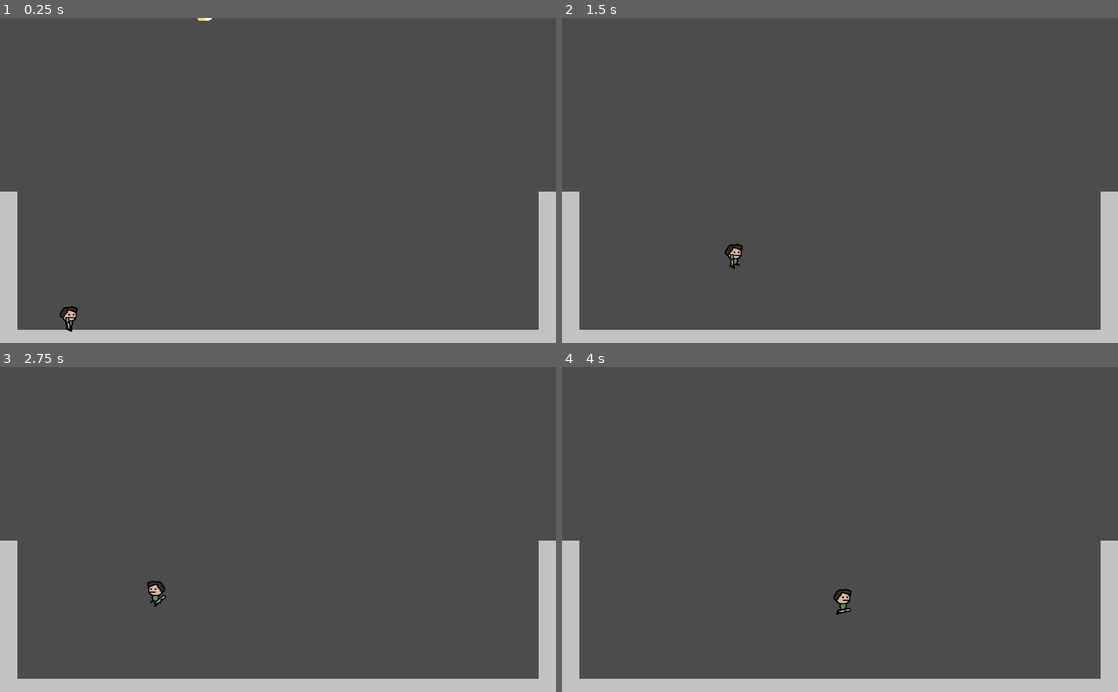
Above: before the commit, frames 1-4 (two rows, left to right).
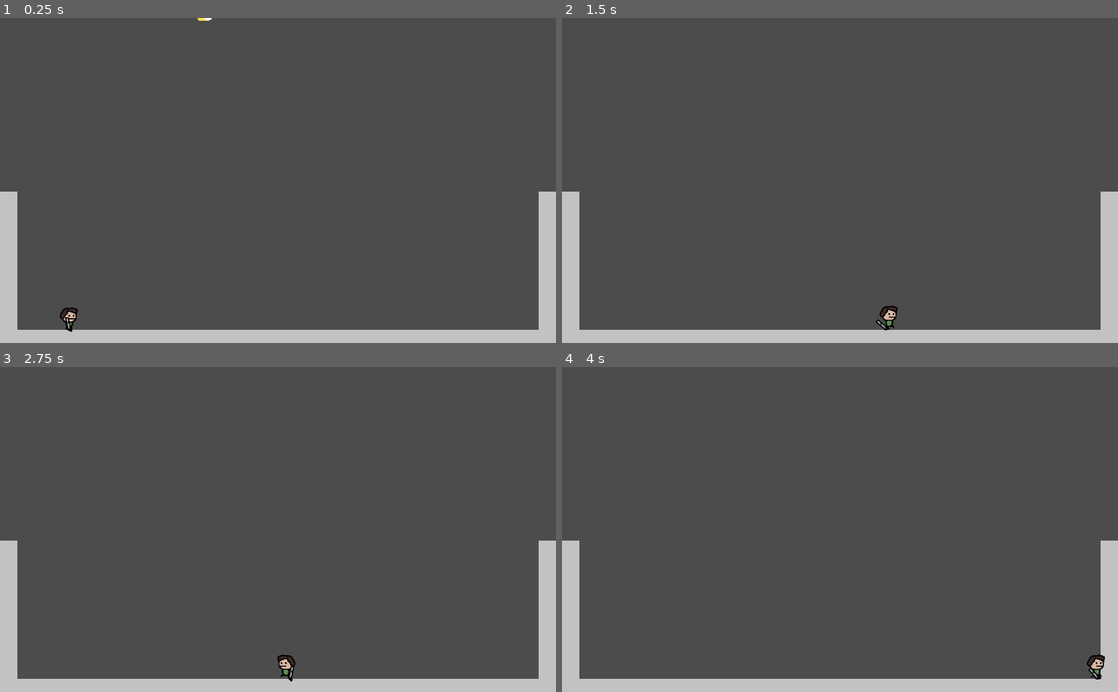
Above: after the commit, the same moments.

Repository: Toefge/InteraktiveSysteme
Game: Godot game, scene res://game.tscn
The game is run twice, just before and just after one commit, with the same random seed, the same clock (stepped at 60 frames per second) and the same inputs.
Inputs (mouse positions are in pixels of both pictures, inside the frame that each line leads up to):
- Up to frame 1 (0.25 s): no input
- Up to frame 2 (1.5 s): move the mouse to (962, 164) at 0.52 s; hold Up (ui_up) 0.53-1.28 s; hold Right (ui_right) from 0.53 s (still down); move the mouse to (728, 196) at 1.27 s; click (728, 196) at 1.35 s
- Up to frame 3 (2.75 s): tap Up (ui_up) at 1.52, 1.55, 1.82 s; move the mouse to (333, 458) at 2.02 s; release Right (ui_right) at 2.03 s; hold Left (ui_left) from 2.03 s (still down); hold Up (ui_up) from 2.03 s (still down)
- Up to frame 4 (4 s): move the mouse to (812, 594) at 2.77 s; release Left (ui_left) at 2.78 s; release Up (ui_up) at 2.78 s; hold Right (ui_right) from 2.78 s (still down); click (812, 594) at 2.85 s; tap Up (ui_up) at 3.02, 3.05, 3.32 s; move the mouse to (1006, 578) at 3.52 s; hold Up (ui_up) from 3.53 s (still down)

The runs differ from the first frame. In frame 1, less than 0.1% of the frame differs, in the area x 10-14%, y 88-97%; in frame 2, 0.3%; in frame 3, 0.3%, in the area x 26-54%, y 65-97%; in frame 4, 0.3%.

Commit message:
Character Bewegung + Jump
Habe die Character Steuerung geändert, es ist viel komplizierter aber smoother und man kann die Höhe und Geschwindigkeit des Sprunges kontrollieren

Diff:
--- a/game.tscn
+++ b/game.tscn
@@ -40,5 +40,6 @@
 
 [node name="player2" parent="." instance=ExtResource( 4 )]
 position = Vector2( 127.048, 548.912 )
+speed = Vector2( 500, 1000 )
 
 [node name="bullet" parent="." instance=ExtResource( 3 )]
--- a/objects.gd
+++ b/objects.gd
@@ -1,25 +1,54 @@
 extends KinematicBody2D
 
 var move = Vector2()
-var speed = 200
-var jump_speed = -400
-var gravity = 10
-var lastdirection = 1
+export var speed: = Vector2(300.0, 1000.0)
+#var jump_speed = -400
+export var gravity: = 3000.0
+export var fall_speed = 1.0
+#var lastdirection = 1
+var _velocity: = Vector2.ZERO
+const FLOOR_NORMAL: = Vector2.UP
 
-func _physics_process(delta):
-	move.y += gravity
-	move.x = (Input.get_action_strength("ui_right") - Input.get_action_strength("ui_left") )* speed
-	if sign(move.x) == 0:
-		$Sprite.flip_h = lastdirection == -1
-	elif sign(move.x) == -1:
-		lastdirection = -1
+
+
+
+func _physics_process(delta:float ) -> void:
+
+	#Check if the player let go of the jump button
+	var is_jump_interrupted: = Input.is_action_just_released("ui_up") and _velocity.y < 0.0
+	var direction: = get_direction()
+	_velocity = calculate_move_velocity(_velocity, direction, speed, is_jump_interrupted)
+	_velocity = move_and_slide(_velocity, FLOOR_NORMAL)
+
+	#Changing Sprites for left and right
+	if Input.is_action_just_pressed("ui_left"):
 		$Sprite.flip_h = true
-	else:
-		lastdirection = 1
+	elif Input.is_action_just_pressed("ui_right"):
 		$Sprite.flip_h = false
-	if move.y < 0: $Sprite.play("jump")
-	if move.x !=0: $Sprite.play("run")
-	else: $Sprite.play("idle")
-	if Input.is_action_pressed("ui_up") and is_on_floor():
-		move.y =  jump_speed
-	move_and_slide(move, Vector2.UP)
+
+#Check which keys the player is pressing to move
+func get_direction() -> Vector2:
+	return Vector2(
+		Input.get_action_strength("ui_right") - Input.get_action_strength("ui_left"),
+		-1.0 if Input.is_action_just_pressed("ui_up") and is_on_floor() else 0.0
+	)
+
+func calculate_move_velocity(
+	linear_velocity: Vector2,
+	direction: Vector2,
+	speed: Vector2,
+	is_jump_interrupted: bool) -> Vector2:
+		var move: = linear_velocity
+		move.x = speed.x * direction.x
+		move.y += gravity * get_physics_process_delta_time()  #Maybe play with gravity for a gamemode?
+		if direction.y == -1.0:
+			move.y = speed.y * direction.y
+		if is_jump_interrupted:
+			move.y = fall_speed
+
+		#Sprites for jumping and running
+		if move.y > 0: $Sprite.play("jump")
+		if move.x !=0: $Sprite.play("run")
+		else: $Sprite.play("idle")
+
+		return move
--- a/player.tscn
+++ b/player.tscn
@@ -65,6 +65,8 @@
 [node name="CollisionShape2D" type="CollisionShape2D" parent="."]
 shape = SubResource( 1 )
 
+[node name="RigidBody2D" type="RigidBody2D" parent="."]
+
 [node name="Sprite" type="AnimatedSprite" parent="."]
 position = Vector2( 7.62939e-06, -8.2301 )
 frames = SubResource( 8 )
--- a/project.godot
+++ b/project.godot
@@ -26,6 +26,34 @@
 
 [input]
 
+ui_left={
+"deadzone": 0.5,
+"events": [ Object(InputEventKey,"resource_local_to_scene":false,"resource_name":"","device":0,"alt":false,"shift":false,"control":false,"meta":false,"command":false,"pressed":false,"scancode":16777231,"unicode":0,"echo":false,"script":null)
+, Object(InputEventJoypadButton,"resource_local_to_scene":false,"resource_name":"","device":0,"button_index":14,"pressure":0.0,"pressed":false,"script":null)
+, Object(InputEventKey,"resource_local_to_scene":false,"resource_name":"","device":0,"alt":false,"shift":false,"control":false,"meta":false,"command":false,"pressed":false,"scancode":65,"unicode":0,"echo":false,"script":null)
+ ]
+}
+ui_right={
+"deadzone": 0.5,
+"events": [ Object(InputEventKey,"resource_local_to_scene":false,"resource_name":"","device":0,"alt":false,"shift":false,"control":false,"meta":false,"command":false,"pressed":false,"scancode":16777233,"unicode":0,"echo":false,"script":null)
+, Object(InputEventJoypadButton,"resource_local_to_scene":false,"resource_name":"","device":0,"button_index":15,"pressure":0.0,"pressed":false,"script":null)
+, Object(InputEventKey,"resource_local_to_scene":false,"resource_name":"","device":0,"alt":false,"shift":false,"control":false,"meta":false,"command":false,"pressed":false,"scancode":68,"unicode":0,"echo":false,"script":null)
+ ]
+}
+ui_up={
+"deadzone": 0.5,
+"events": [ Object(InputEventKey,"resource_local_to_scene":false,"resource_name":"","device":0,"alt":false,"shift":false,"control":false,"meta":false,"command":false,"pressed":false,"scancode":16777232,"unicode":0,"echo":false,"script":null)
+, Object(InputEventJoypadButton,"resource_local_to_scene":false,"resource_name":"","device":0,"button_index":12,"pressure":0.0,"pressed":false,"script":null)
+, Object(InputEventKey,"resource_local_to_scene":false,"resource_name":"","device":0,"alt":false,"shift":false,"control":false,"meta":false,"command":false,"pressed":false,"scancode":87,"unicode":0,"echo":false,"script":null)
+ ]
+}
+ui_down={
+"deadzone": 0.5,
+"events": [ Object(InputEventKey,"resource_local_to_scene":false,"resource_name":"","device":0,"alt":false,"shift":false,"control":false,"meta":false,"command":false,"pressed":false,"scancode":16777234,"unicode":0,"echo":false,"script":null)
+, Object(InputEventJoypadButton,"resource_local_to_scene":false,"resource_name":"","device":0,"button_index":13,"pressure":0.0,"pressed":false,"script":null)
+, Object(InputEventKey,"resource_local_to_scene":false,"resource_name":"","device":0,"alt":false,"shift":false,"control":false,"meta":false,"command":false,"pressed":false,"scancode":83,"unicode":0,"echo":false,"script":null)
+ ]
+}
 fire={
 "deadzone": 0.5,
 "events": [ Object(InputEventMouseButton,"resource_local_to_scene":false,"resource_name":"","device":0,"alt":false,"shi …(212 unchanged characters)…
